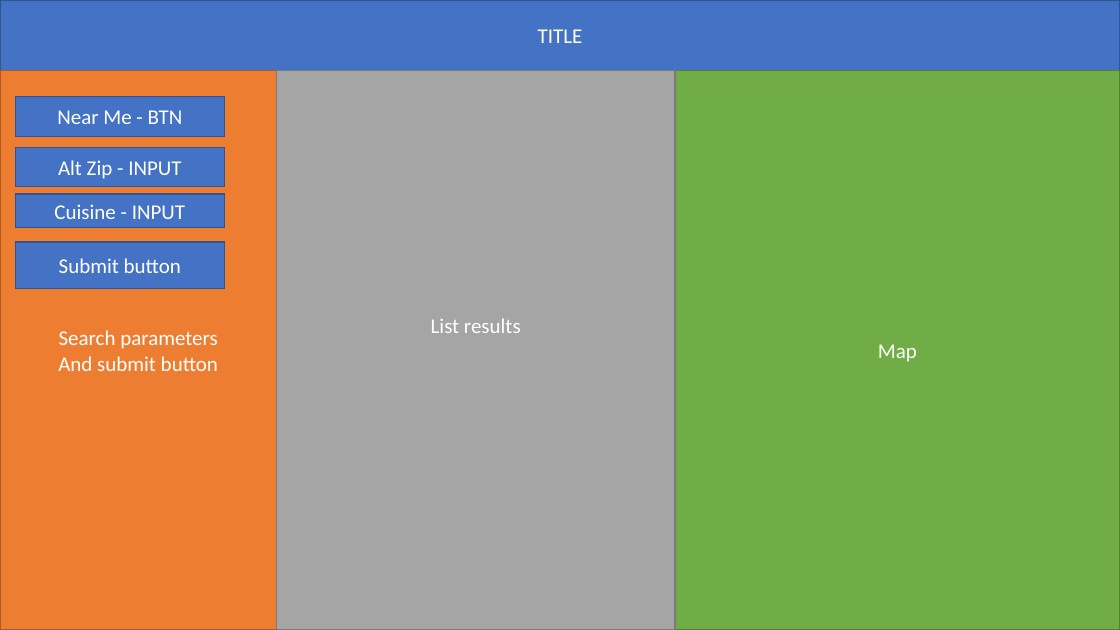
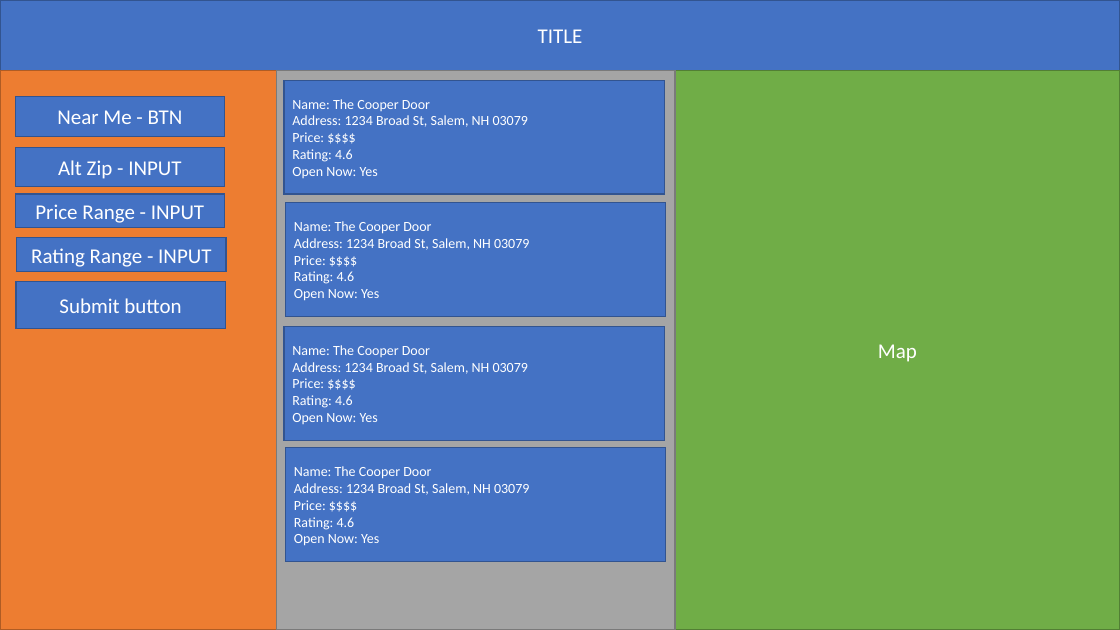
Before and after one commit to UNH-Bootcamp-Projects/project-1-group-c, a slide deck: slide 1 of WireFrame.pptx. Drawn at 1120x630 pixels with LibreOffice and Linux fonts; fonts in the diff are those of the drawing. Boxes give left, top, right and bottom in pixels: in the first picture for what was removed or moved away, otherwise in the second. Text is boxed around its words. In the diff, an @@ line names an element or a change of style, - is before the commit and + after.

Commit message:
updates to the wireframe

```diff
--- a/WireFrame.pptx
+++ b/WireFrame.pptx
@@ rectangle added at bbox=[284, 80, 665, 194], fill #4472C4, outline #325491 1 pt, 12 pt, text #FFFFFF @@
+Name: The Cooper Door
+Address: 1234 Broad St, Salem, NH 03079
+Price: $$$$
+Rating: 4.6
+Open Now: Yes
@@ text in rectangle at bbox=[35, 204, 204, 223]: text changed @@
-Cuisine - INPUT
+Price Range - INPUT
@@ rectangle added at bbox=[286, 202, 666, 317], fill #4472C4, outline #325491 1 pt, 12 pt, text #FFFFFF @@
+Name: The Cooper Door
+Address: 1234 Broad St, Salem, NH 03079
+Price: $$$$
+Rating: 4.6
+Open Now: Yes
@@ rectangle added at bbox=[17, 238, 226, 271], fill #4472C4, outline #325491 1 pt, 18 pt, text #FFFFFF @@
+Rating Range - INPUT
@@ rectangle "Submit button": place and size @@
-rectangle "Submit button" at bbox=[15, 242, 224, 288]
+rectangle "Submit button" at bbox=[16, 281, 225, 328]
@@ rectangle added at bbox=[284, 326, 665, 440], fill #4472C4, outline #325491 1 pt, 12 pt, text #FFFFFF @@
+Name: The Cooper Door
+Address: 1234 Broad St, Salem, NH 03079
+Price: $$$$
+Rating: 4.6
+Open Now: Yes
@@ text in rectangle at bbox=[431, 318, 521, 333]: text removed @@
-List results
@@ text in rectangle at bbox=[58, 330, 218, 371]: text removed @@
-Search parameters
-And submit button
@@ rectangle added at bbox=[286, 448, 666, 562], fill #4472C4, outline #325491 1 pt, 12 pt, text #FFFFFF @@
+Name: The Cooper Door
+Address: 1234 Broad St, Salem, NH 03079
+Price: $$$$
+Rating: 4.6
+Open Now: Yes
```
